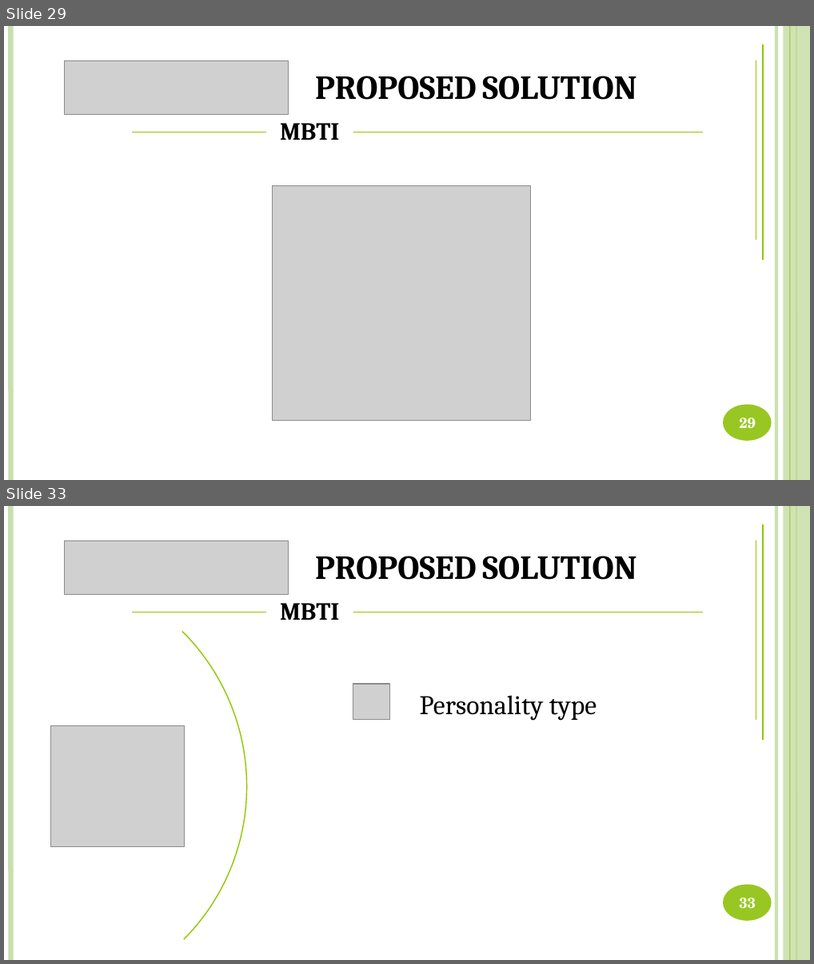
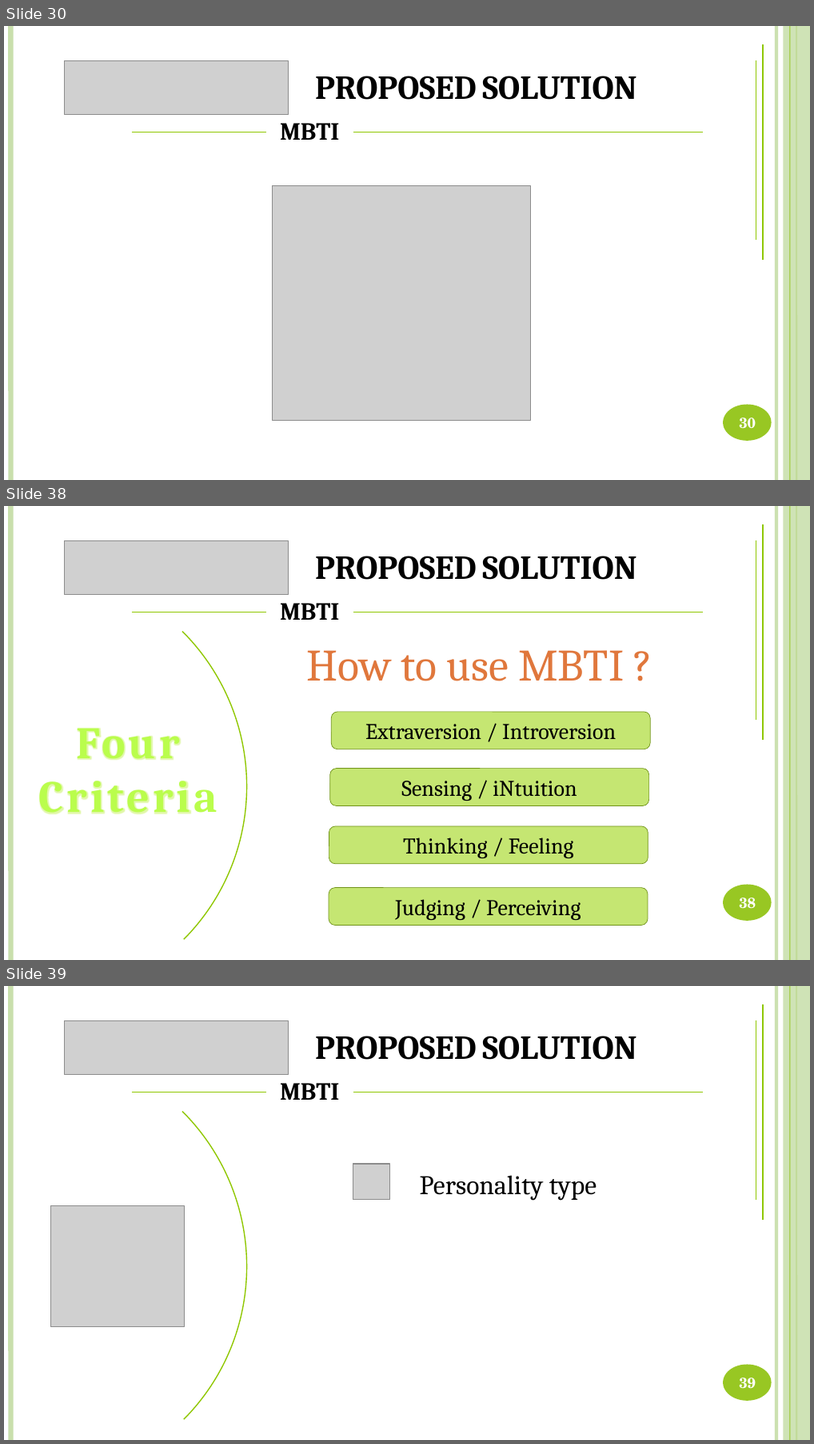
Before and after one commit to DanhLT2/Slide-Unistar, a slide deck: Slide-UniStar/UniStar.pptx. Shown one above the other, each under a label of ours: slides 29 and 33 before the commit, slides 30, 38 and 39 after it; the slides between them are not shown. The pictures are 814x964 and 814x1444 pixels, drawn with LibreOffice and Linux fonts; fonts in the diff are those of the drawing; grey boxes stand for pictures. Boxes give left, top, right and bottom in pixels: in the first picture for what was removed or moved away, otherwise in the second. Text is boxed around its words. In the diff, an @@ line names an element or a change of style, - is before the commit and + after.

```diff
--- a/Slide-UniStar/UniStar.pptx
+++ b/Slide-UniStar/UniStar.pptx
@@ slide 38 added at [4, 506, 810, 960], background #FFFFFF; not listed: 6 template elements that a slide beside it also shows @@
@@ arc (boxed as its full ellipse) added at [4, 506, 337, 960], outline #8FC800 1 pt @@
@@ line added from (764, 740) to (764, 524), #8FC800 1 pt @@
@@ picture added at [65, 540, 289, 595] @@
@@ line added from (756, 720) to (756, 540), #8FC800 1 pt @@
@@ text added at [315, 556, 637, 580], 30 pt, text #000000, bold, small capitals @@
+PROPOSED SOLUTION
@@ line added from (131, 612) to (266, 612), #8FC800 1 pt @@
@@ text added at [280, 603, 339, 620], 22 pt, text #000000, bold @@
+MBTI
@@ line added from (353, 612) to (703, 612), #8FC800 1 pt @@
@@ text added at [307, 650, 624, 681], 40 pt, text gradient #7B3913 to #E0773C to #ECAD8A @@
+How to use MBTI ?
@@ rounded rectangle added at [331, 712, 650, 748], fill #C5E672, outline #70931A 0.5 pt, 20 pt, text #000000 @@
+Extraversion / Introversion
@@ text added at [39, 728, 218, 814], 40 pt, text gradient #B9FF4C to #7CAD00, bold @@
+Four
+Criteria
@@ rounded rectangle added at [330, 768, 650, 805], fill #C5E672, outline #70931A 0.5 pt, 20 pt, text #000000 @@
+Sensing / iNtuition
@@ rounded rectangle added at [329, 826, 648, 864], fill #C5E672, outline #70931A 0.5 pt, 20 pt, text #000000 @@
+Thinking / Feeling
@@ rounded rectangle added at [329, 888, 648, 924], fill #C5E672, outline #70931A 0.5 pt, 20 pt, text #000000 @@
+Judging / Perceiving
@@ page number added at [739, 897, 756, 908], 13 pt, text #FFFFFF, bold @@
+38
@@ what was slide 29 is now slide 30 @@
@@ page number at [739, 417, 756, 428]: text changed @@
-29
+30
@@ what was slide 33 is now slide 39 @@
@@ page number at [739, 1377, 756, 1388]: text changed @@
-33
+39
```
Also in this commit, not shown: 14 slides changed, 20 other slides added, 5 slides removed, 2 other files.
